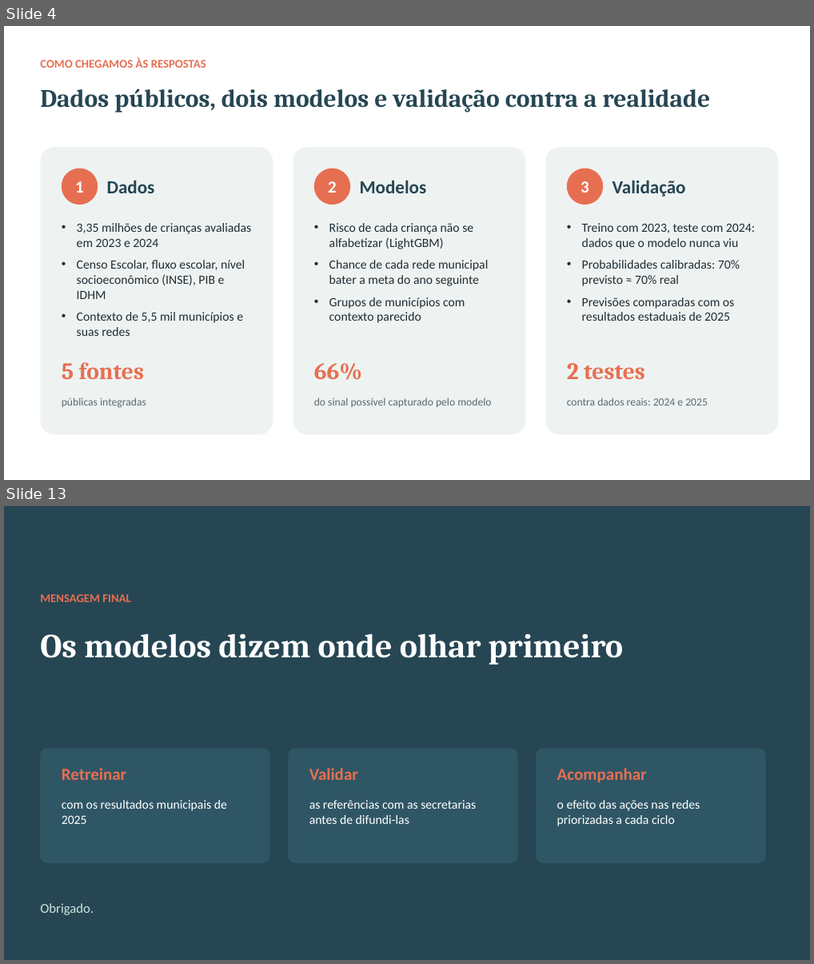
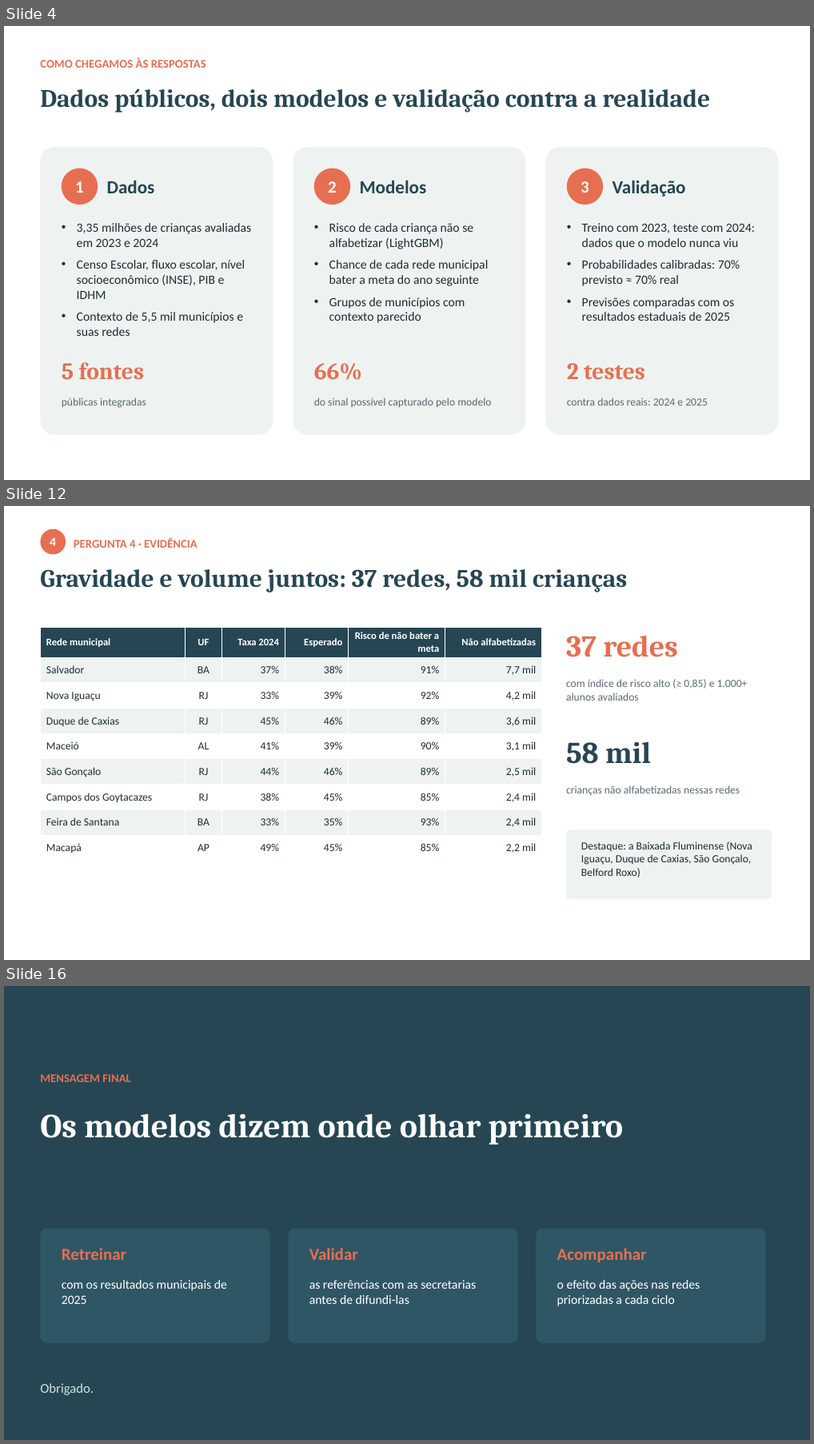
Before and after one commit to eliaslopesjr1-maker/tech-challenge-fase3-alfabetizacao, a slide deck: reports/apresentacao_executiva.pptx. Shown one above the other, each under a label of ours: slides 4 and 13 before the commit, slides 4, 12 and 16 after it; the slides between them are not shown. The pictures are 814x964 and 814x1444 pixels, drawn with LibreOffice and Linux fonts; fonts in the diff are those of the drawing. Boxes give left, top, right and bottom in pixels: in the first picture for what was removed or moved away, otherwise in the second. Text is boxed around its words. In the diff, an @@ line names an element or a change of style, - is before the commit and + after.

Commit message:
Apresentação reorganizada por pergunta de negócio (2 slides cada)
Cada pergunta ganha um slide com a pergunta como título, a resposta direta
e o dado principal, e um slide de evidência. Novos slides: variáveis mais
influentes (SHAP x permutação), municípios-referência por grupo e as 37
redes onde gravidade e volume se encontram (58 mil crianças).

```diff
--- a/reports/apresentacao_executiva.pptx
+++ b/reports/apresentacao_executiva.pptx
@@ slide 12 added at (4,506,810,960), background #FFFFFF @@
@@ ellipse added at (40,529,66,554), fill #E76F51, 15 pt, text #FFFFFF, bold @@
+4
@@ text added at (74,538,198,548), 14 pt, text #E76F51, bold @@
+PERGUNTA 4 · EVIDÊNCIA
@@ text added at (40,569,627,592), 30 pt, text #264653, bold @@
+Gravidade e volume juntos: 37 redes, 58 mil crianças
@@ table added at (40,627,542,856), 9 rows, 6 columns @@
+Rede municipal | UF | Taxa 2024 | Esperado | Risco de não bater a meta | Não alfabetizadas
+Salvador | BA | 37% | 38% | 91% | 7,7 mil
+Nova Iguaçu | RJ | 33% | 39% | 92% | 4,2 mil
+Duque de Caxias | RJ | 45% | 46% | 89% | 3,6 mil
+Maceió | AL | 41% | 39% | 90% | 3,1 mil
+São Gonçalo | RJ | 44% | 46% | 89% | 2,5 mil
+Campos dos Goytacazes | RJ | 38% | 45% | 85% | 2,4 mil
+Feira de Santana | BA | 33% | 35% | 93% | 2,4 mil
+Macapá | AP | 49% | 45% | 85% | 2,2 mil
@@ text added at (566,635,678,657), 36 pt, text #E76F51, bold @@
+37 redes
@@ text added at (566,679,748,700), 13 pt, text #5B6B72 @@
+com índice de risco alto (≥ 0,85) e 1.000+ alunos avaliados
@@ text added at (566,742,651,764), 36 pt, text #264653, bold @@
+58 mil
@@ text added at (566,785,741,796), 13 pt, text #5B6B72 @@
+crianças não alfabetizadas nessas redes
@@ rounded rectangle added at (566,830,772,900), fill #EEF3F2 @@
@@ text added at (582,841,753,877), 13 pt, text #1F2D33 @@
+Destaque: a Baixada Fluminense (Nova Iguaçu, Duque de Caxias, São Gonçalo, Belford Roxo)
@@ what was slide 13 is now slide 16 @@
```
Also in this commit, not shown: 9 slides changed, 2 other slides added, 1 other file.
